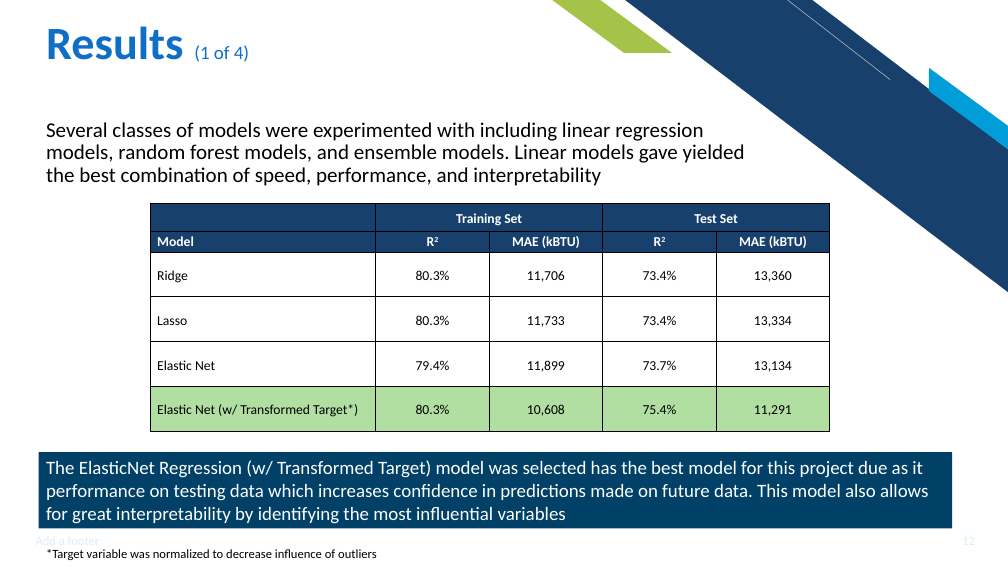
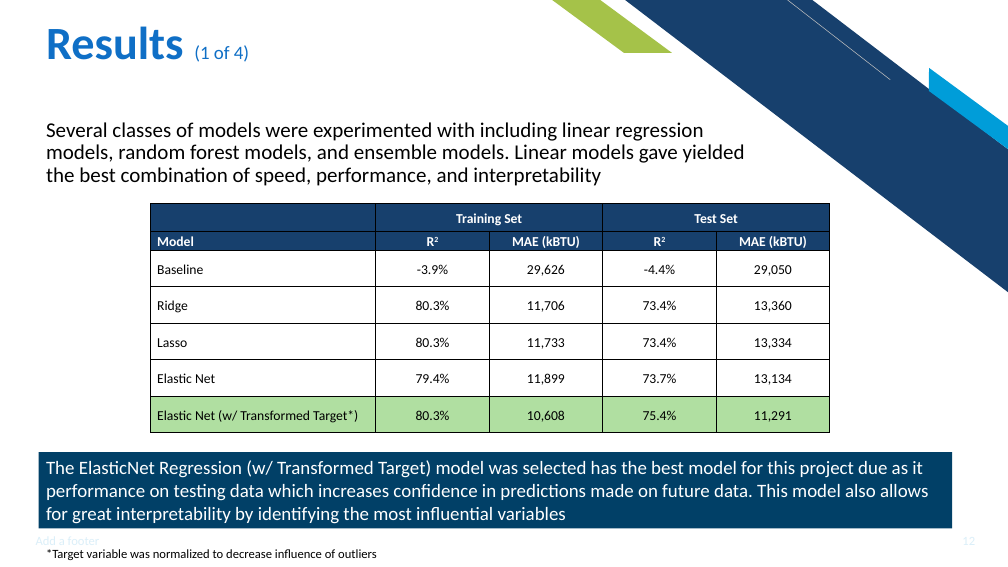
Before and after one commit to ishareef7/Springboard, a slide deck: slide 12 of Capstone1/Capstone1_Reports/Capstone1_Presentation.pptx. Drawn at 1008x567 pixels with LibreOffice and Linux fonts; fonts in the diff are those of the drawing. Boxes give left, top, right and bottom in pixels: in the first picture for what was removed or moved away, otherwise in the second. Text is boxed around its words. In the diff, an @@ line names an element or a change of style, - is before the commit and + after.

```diff
--- a/Capstone1/Capstone1_Reports/Capstone1_Presentation.pptx
+++ b/Capstone1/Capstone1_Reports/Capstone1_Presentation.pptx
@@ table at <box>150,204,830,431</box> @@
+row 3: Baseline | -3.9% | 29,626 | -4.4% | 29,050
```
Also in this commit, not shown: 4 other slides changed, 8 other files.
